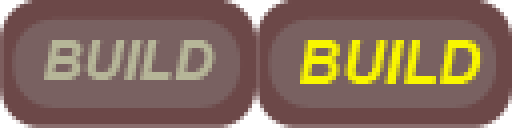
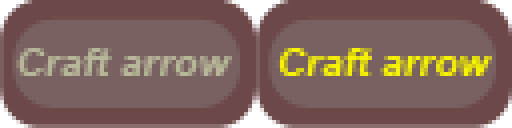
The second 512 x 128 image is a revision of the first. Changes to its layers:
renamed "BUILD" to "Craft arrow", painted on it over (276, 40, 492, 84)
renamed "BUILD" to "Craft arrow", painted on it over (16, 40, 232, 80)
